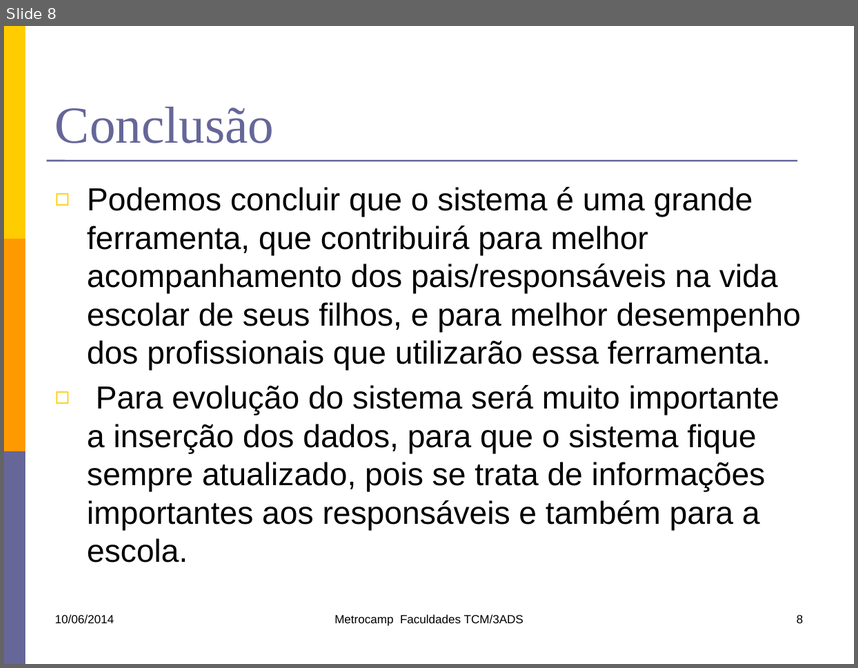
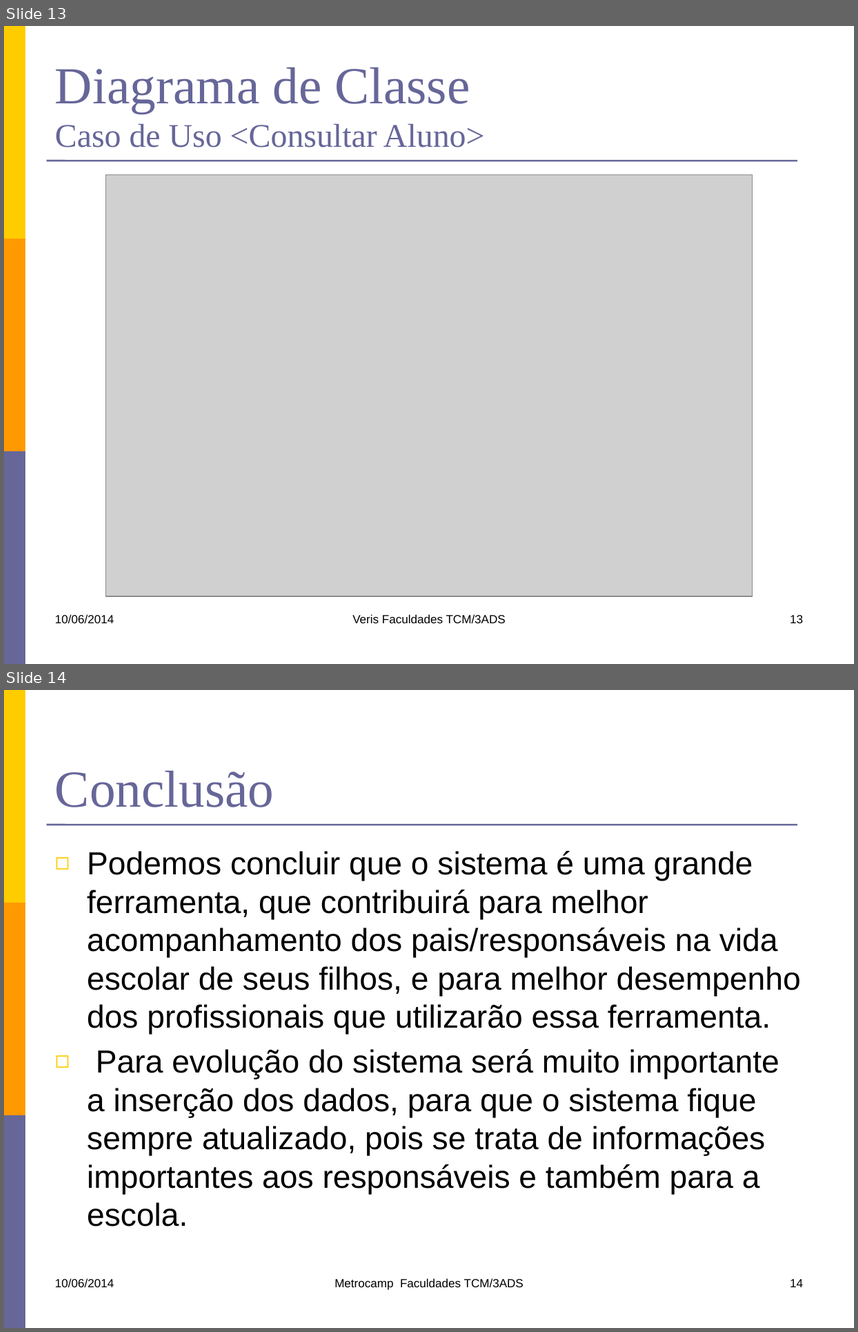
Before and after one commit to lfernandobra/pi5g1s14, a slide deck: documentacao/G5_Apresentacao1sem2014.pptx. Shown one above the other, each under a label of ours: slide 8 before the commit, slides 13 and 14 after it. The pictures are 858x668 and 858x1332 pixels, drawn with LibreOffice and Linux fonts; fonts in the diff are those of the drawing; grey boxes stand for pictures. Boxes give left, top, right and bottom in pixels: in the first picture for what was removed or moved away, otherwise in the second. Text is boxed around its words. In the diff, an @@ line names an element or a change of style, - is before the commit and + after.

Commit message:
Inseri os diagramas de classes e comunicação de Alunos e refinei algumas coisas da apresentação

```diff
--- a/documentacao/G5_Apresentacao1sem2014.pptx
+++ b/documentacao/G5_Apresentacao1sem2014.pptx
@@ slide 13 added at box(4, 26, 854, 664), background #FFFFFF; not listed: 4 template elements that a slide beside it also shows @@
@@ title added at box(55, 67, 485, 147), 28 pt, text #666699 @@
+Diagrama de Classe
+Caso de Uso <Consultar Aluno>
@@ picture added at box(106, 175, 753, 595) @@
@@ text added at box(55, 614, 114, 624), 10 pt, text #000000 @@
+10/06/2014
@@ text added at box(352, 614, 506, 623), 10 pt, text #000000 @@
+Veris Faculdades TCM/3ADS
@@ page number added at box(790, 615, 803, 623), 10 pt, text #000000 @@
+13
@@ what was slide 8 is now slide 14 @@
@@ page number at box(790, 1279, 803, 1287): text changed @@
-8
+14
```
Also in this commit, not shown: 5 slides changed, 5 other slides added.
